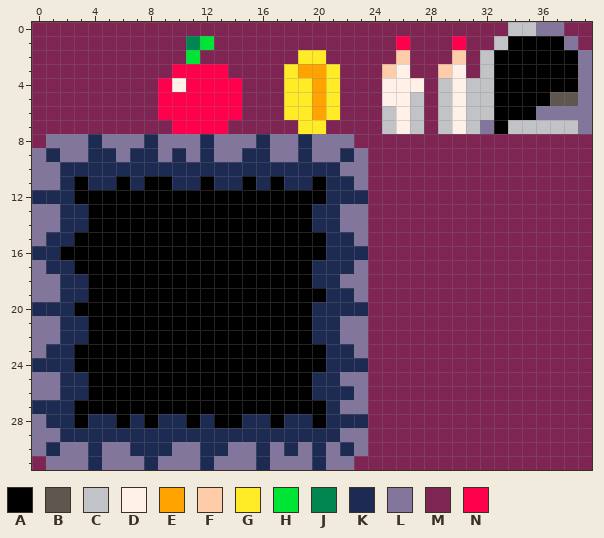
Pixel-art sprite -- pyxel/examples/assets/tileset_24x32.png. The first picture shows the starting point.
The file is 40x32 pixels.
Palette (. is transparent): A #000000  B #5f574f  C #c2c3c7  D #fff1e8  E #ffa300  F #ffccaa  G #ffec27  H #00e436  J #008751  K #1d2b53  L #83769c  M #7e2553  N #ff004d
Pixels before, first column x 0:
 0 MMMMMMMMMMMMMMMMMMMMMMMMMMMMMMMMMMCCLLMM
 1 MMMMMMMMMMMJHMMMMMMMMMMMMMNMMMNMMCAAAALM
 2 MMMMMMMMMMMHMMMMMMMGGMMMMMFMMMFMCAAAAAAL
 3 MMMMMMMMMMNNNNMMMMGEEGMMMFDMMFDMCAAAAAAL
 4 MMMMMMMMMNDNNNNMMMGGEGMMMDDDMCDCCAAAAAAL
 5 MMMMMMMMMNNNNNNMMMGGEGMMMDDCMCDCCAAAABBL
 6 MMMMMMMMMNNNNNNMMMGGEGMMMCDCMCDCCAAALLLL
 7 MMMMMMMMMMNNNNMMMMMGGMMMMCDCMCDCLACCCCCL
 8 MLLLKLLLKLLLKLLLKLLKLLLMMMMMMMMMMMMMMMMM
 9 LKLLKKLKKLKLKLLKKLLKLLKLMMMMMMMMMMMMMMMM
10 LLKKKKKKKKKKKKKKKKKKKKLLMMMMMMMMMMMMMMMM
11 LLKAKKAKAAKKAKKAKAKKAKKLMMMMMMMMMMMMMMMM
12 KKKAAAAAAAAAAAAAAAAAAKKKMMMMMMMMMMMMMMMM
13 LLKKAAAAAAAAAAAAAAAAKKLLMMMMMMMMMMMMMMMM
14 LLKKAAAAAAAAAAAAAAAAKKLLMMMMMMMMMMMMMMMM
15 LKKAAAAAAAAAAAAAAAAAAKKLMMMMMMMMMMMMMMMM
16 KKAAAAAAAAAAAAAAAAAAAKKKMMMMMMMMMMMMMMMM
17 LKKAAAAAAAAAAAAAAAAAKKKLMMMMMMMMMMMMMMMM
18 LLKKAAAAAAAAAAAAAAAAKKLLMMMMMMMMMMMMMMMM
19 LLKKAAAAAAAAAAAAAAAAAKKLMMMMMMMMMMMMMMMM
20 KKKAAAAAAAAAAAAAAAAAKKKKMMMMMMMMMMMMMMMM
21 LLKKAAAAAAAAAAAAAAAAKKLLMMMMMMMMMMMMMMMM
22 LLKKAAAAAAAAAAAAAAAAKKLLMMMMMMMMMMMMMMMM
23 LKKAAAAAAAAAAAAAAAAAAKKLMMMMMMMMMMMMMMMM
24 KKKAAAAAAAAAAAAAAAAAAKKKMMMMMMMMMMMMMMMM
25 LLKKAAAAAAAAAAAAAAAAKKLLMMMMMMMMMMMMMMMM
26 LLKKAAAAAAAAAAAAAAAAKKKLMMMMMMMMMMMMMMMM
27 KKKAAAAAAAAAAAAAAAAAAKLLMMMMMMMMMMMMMMMM
28 LKKAKKAKAKKAKAAKKAKKAKKKMMMMMMMMMMMMMMMM
29 LLKKKKKKKKKKKKKKKKKKKKLLMMMMMMMMMMMMMMMM
30 LKLLKLLKKKLLKKLLKLKLKLKLMMMMMMMMMMMMMMMM
31 MLLLKLLLKLLLKLLLKLLLKLLMMMMMMMMMMMMMMMMM
New version:
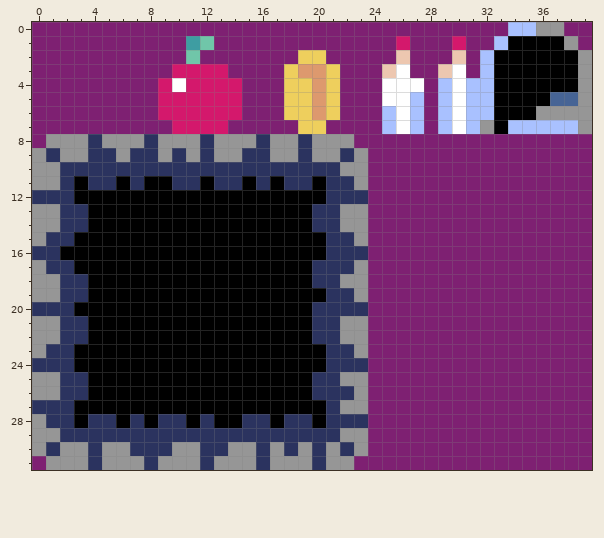
Edits made:
colour B: #5f574f -> #466495
colour C: #c2c3c7 -> #a9c1ff
colour D: #fff1e8 -> #ffffff
colour E: #ffa300 -> #dd996e
colour F: #ffccaa -> #edc7b0
colour G: #ffec27 -> #eecf5d
colour H: #00e436 -> #70c6a9
colour J: #008751 -> #3e9da2
colour K: #1d2b53 -> #2b335f
colour L: #83769c -> #969696
colour M: #7e2553 -> #7e2072
colour N: #ff004d -> #d4186c
